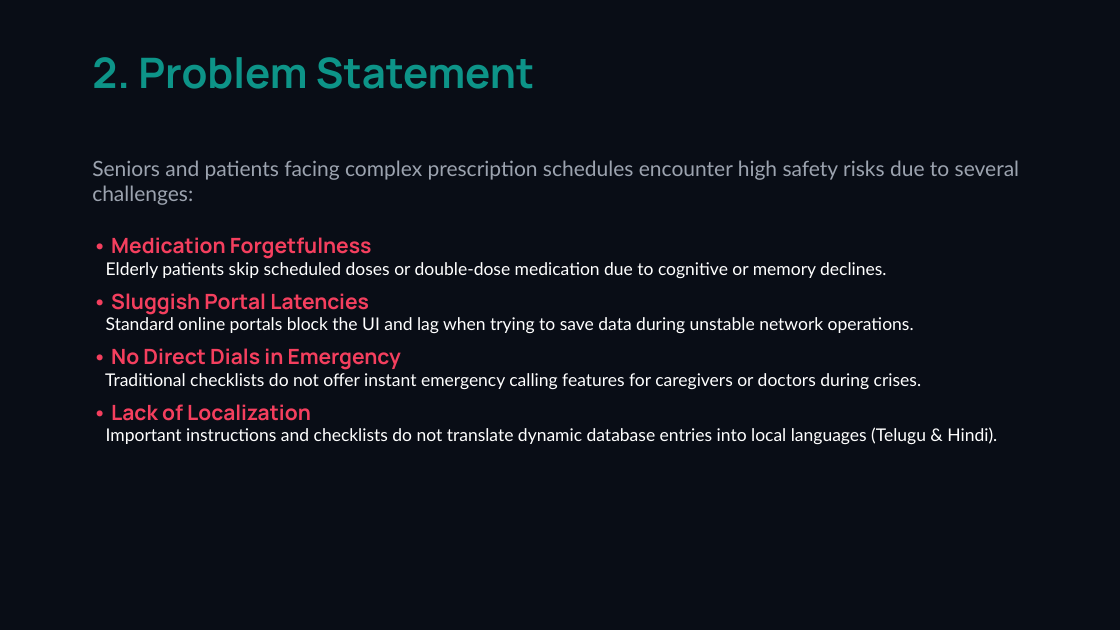
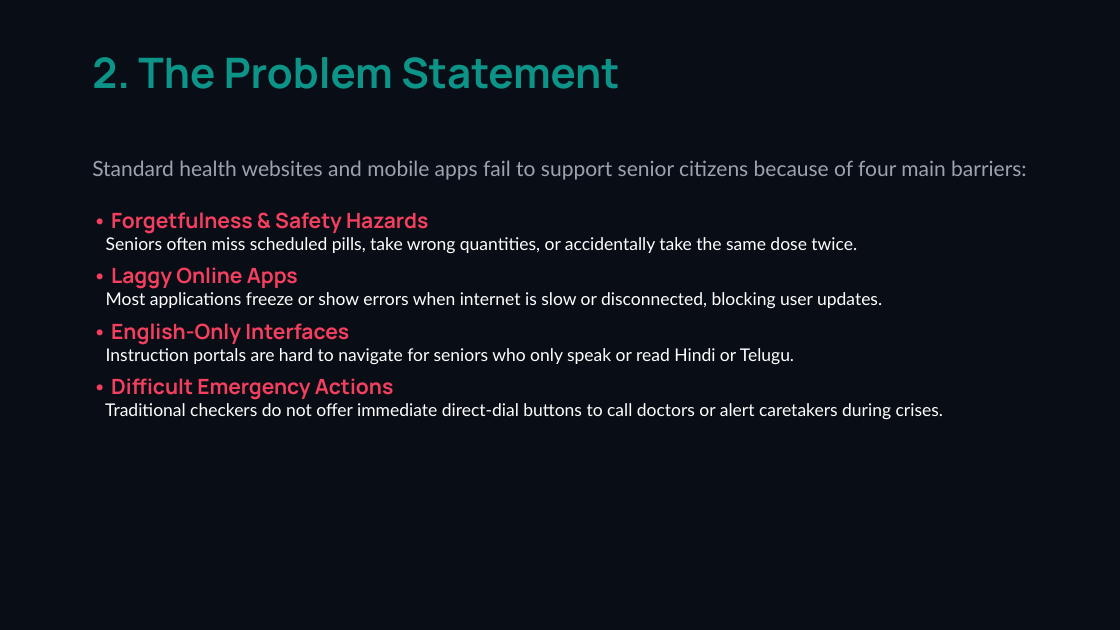
Before and after one commit to velagadadileep6-bot/Medicine-reminder, a slide deck: slide 3 of medicare_presentation.pptx. Drawn at 1120x630 pixels with LibreOffice and Linux fonts; fonts in the diff are those of the drawing. Boxes give left, top, right and bottom in pixels: in the first picture for what was removed or moved away, otherwise in the second. Text is boxed around its words. In the diff, an @@ line names an element or a change of style, - is before the commit and + after.

```diff
--- a/medicare_presentation.pptx
+++ b/medicare_presentation.pptx
@@ text at [92,57,619,89]: text changed @@
-2. Problem Statement
+2. The Problem Statement
@@ text at [92,160,1027,420]: text changed @@
-Seniors and patients facing complex prescription schedules encounter high safety risks due to several challenges:
-• Medication Forgetfulness
-Elderly patients skip scheduled doses or double-dose medication due to cognitive or memory declines.
-• Sluggish Portal Latencies
-Standard online portals block the UI and lag when trying to save data during unstable network operations.
-• No Direct Dials in Emergency
-Traditional checklists do not offer instant emergency calling features for caregivers or doctors during crises.
-• Lack of Localization
-Important instructions and checklists do not translate dynamic database entries into local languages (Telugu & Hindi).
+Standard health websites and mobile apps fail to support senior citizens because of four main barriers:
+• Forgetfulness & Safety Hazards
+Seniors often miss scheduled pills, take wrong quantities, or accidentally take the same dose twice.
+• Laggy Online Apps
+Most applications freeze or show errors when internet is slow or disconnected, blocking user updates.
+• English-Only Interfaces
+Instruction portals are hard to navigate for seniors who only speak or read Hindi or Telugu.
+• Difficult Emergency Actions
+Traditional checkers do not offer immediate direct-dial buttons to call doctors or alert caretakers during crises.
```
Also in this commit, not shown: 7 other slides changed, 2 slides added, 2 slides removed, 1 other file.
